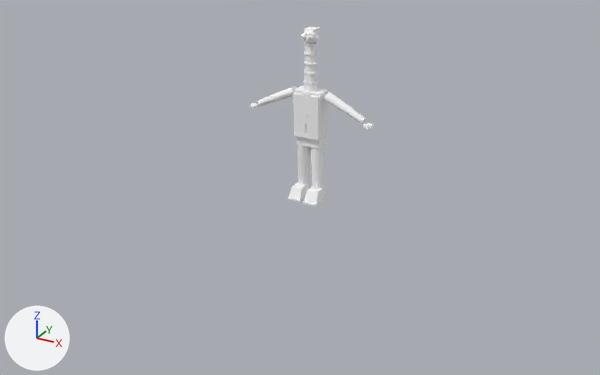
Before and after pictures for a commit that changed the Blender file ArtSource/Supermarket/Cashier/Blender/SupermarketCashier3D.blend.
Before and after are seen from a 50 mm camera at (4.33, -8.13, 4.14) aimed at (-0.08, -0.12, 0.14). Arrows for +X, +Y and +Z are at lower left; the lights stay in place. The older version comes first.

The first picture shows 'CLO_ShirtBib', 'CLO_VestFront.L', 'CLO_VestFront.R', 'GEO_Foot.L', 'GEO_Foot.R', 'GEO_Forearm.L', 'GEO_Forearm.R', 'GEO_Shin.L', 'GEO_Shin.R', 'GEO_Thigh.L', 'GEO_Torso', 'GEO_UpperArm.L', 'GEO_UpperArm.R' and 13 more.
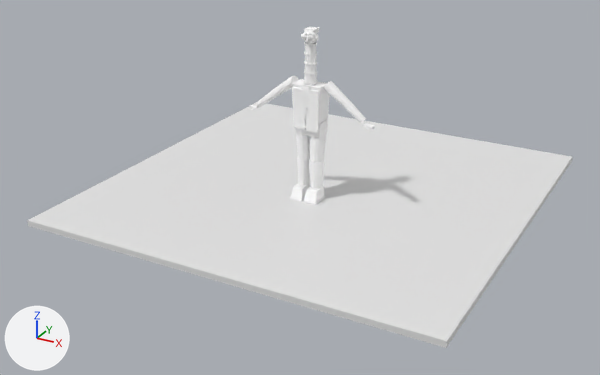
Where the newer file only moved an object's origin or applied its transform, the numbers keep the older frame.

Where the change shows, as pixel boxes (x1, y1, x2, y2) in the pictures (600 x 375 px):
'CashierPreviewGround', added: after (27, 102, 573, 348)
'CLO_VestFront.L', moved: before (305, 96, 319, 140); after (304, 89, 320, 133)
'GEO_Torso', moved: before (294, 86, 328, 134); after (292, 79, 329, 124)
'CLO_VestFront.R', moved: before (293, 93, 306, 134); after (292, 87, 306, 130)
'GEO_Thigh.L', moved: before (310, 138, 325, 172); after (309, 128, 327, 162)
'GEO_UpperArm.L', moved: before (324, 92, 349, 112); after (323, 81, 349, 106)
'GEO_Shin.L', moved: before (312, 171, 324, 189); after (309, 160, 324, 189)
'GEO_UpperArm.R', moved: before (273, 86, 297, 101); after (274, 76, 299, 96)
'GEO_Shin.R', moved: before (298, 168, 309, 185); after (297, 157, 310, 187)
'GEO_Foot.L', moved: before (304, 186, 326, 204); after (304, 187, 324, 203)
'GEO_Forearm.L', moved: before (344, 106, 366, 124); after (343, 100, 366, 123)
'GEO_Foot.R', moved: before (289, 182, 309, 200); after (291, 184, 309, 200)
'GEO_Forearm.R', moved: before (258, 94, 275, 106); after (258, 89, 279, 106)
'CLO_ShirtBib', moved: before (301, 92, 310, 105); after (301, 86, 310, 98)

The edits, one by one:
Material 'MAT_CashierPreviewGround' (mat_mat_cashierpreviewground) is new.
Its base color is (0.8, 0.8, 0.8) (white #e7e7e7).
Mesh me_cashierpreviewground_mesh is new.
It is a box spanning x -2.5..2.5, y -2.15..2.85, z -0.07..0.0.
It uses material mat_mat_cashierpreviewground (white #e7e7e7).
Object 'GEO_Torso' (ob_geo_torso) moves from (0.0, 0.0, 1.12) to (0.0, 0.0, 1.205).
Object 'GEO_UpperArm.L' (ob_geo_upperarm_l) moves from (0.208, -0.004, 1.292) to (0.21, -0.004, 1.424).
Object 'GEO_Forearm.L' (ob_geo_forearm_l) moves from (0.47, -0.01, 1.175) to (0.455, -0.012, 1.25).
Object 'GEO_Thigh.L' (ob_geo_thigh_l) moves from (0.083, 0.012, 0.75) to (0.092, 0.01, 0.878).
Object 'GEO_Shin.L' (ob_geo_shin_l) moves from (0.103, -0.012, 0.354) to (0.088, -0.014, 0.485).
Object 'GEO_UpperArm.R' (ob_geo_upperarm_r) moves from (-0.208, 0.004, 1.292) to (-0.208, 0.005, 1.418).
Object 'GEO_Forearm.R' (ob_geo_forearm_r) moves from (-0.47, -0.01, 1.175) to (-0.453, -0.008, 1.244).
Object 'GEO_Shin.R' (ob_geo_shin_r) moves from (-0.103, 0.012, 0.354) to (-0.088, 0.01, 0.485).
Object 'GEO_Foot.L' (ob_geo_foot_l) moves from (0.112, -0.026, 0.095) to (0.096, -0.022, 0.095).
Object 'GEO_Foot.R' (ob_geo_foot_r) moves from (-0.112, 0.018, 0.095) to (-0.096, 0.014, 0.095).
Object 'CLO_VestFront.L' (ob_clo_vestfront_l) moves from (0.0, 0.0, 1.12) to (0.0, 0.0, 1.205).
Object 'CLO_VestFront.R' (ob_clo_vestfront_r) moves from (0.0, 0.0, 1.12) to (0.0, 0.0, 1.205).
Object 'CLO_ShirtBib' (ob_clo_shirtbib) moves from (0.0, 0.0, 1.12) to (0.0, 0.0, 1.205).
Object 'CashierPreviewGround' (ob_cashierpreviewground) is new; it shows me_cashierpreviewground_mesh.
Its location is (0.0, 0.0, 0.0).
